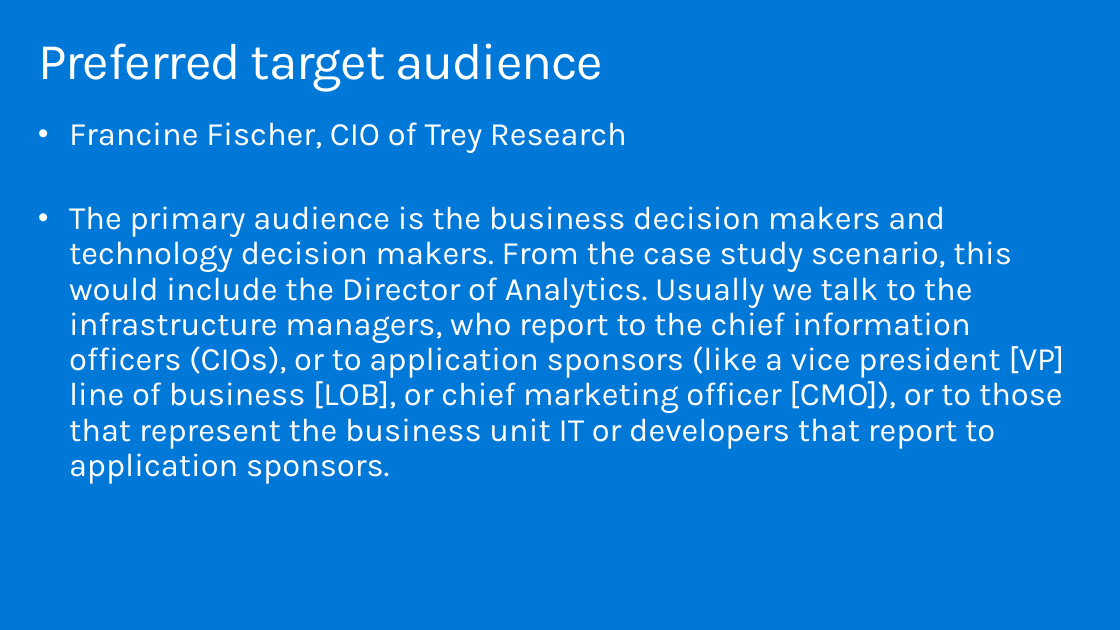
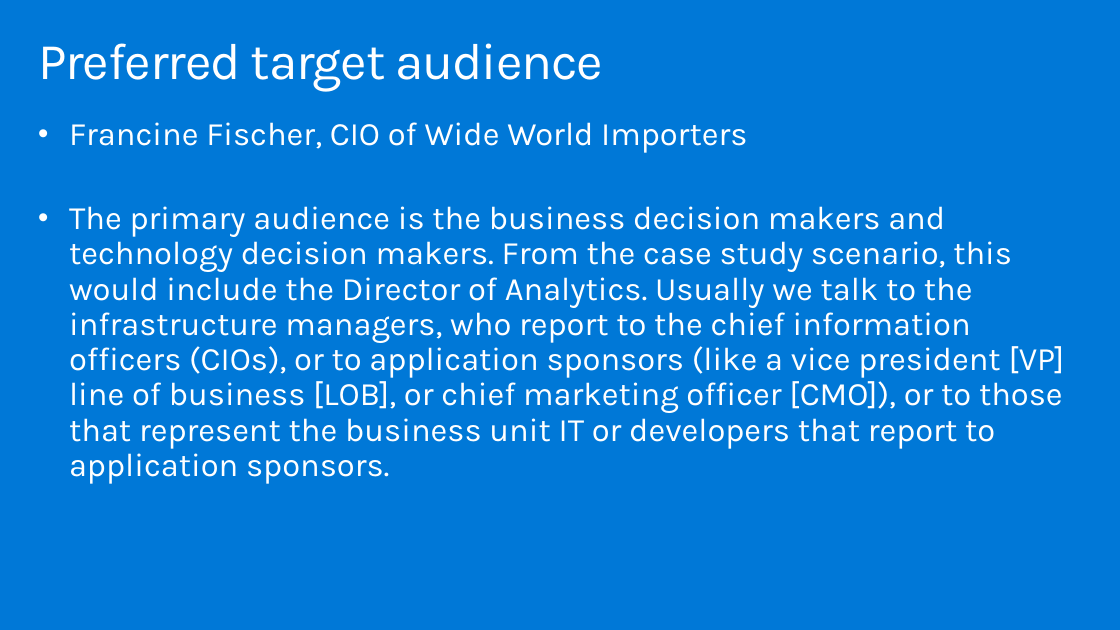
Before and after one commit to tgokal/MCW-ML-Ops, a slide deck: slide 13 of Whiteboard design session/WDS trainer presentation - MLOps.pptx. Drawn at 1120x630 pixels with LibreOffice and Linux fonts; fonts in the diff are those of the drawing. Boxes give left, top, right and bottom in pixels: in the first picture for what was removed or moved away, otherwise in the second. Text is boxed around its words. In the diff, an @@ line names an element or a change of style, - is before the commit and + after.

```diff
--- a/Whiteboard design session/WDS trainer presentation - MLOps.pptx
+++ b/Whiteboard design session/WDS trainer presentation - MLOps.pptx
@@ text at (x1=69, y1=122, x2=747, y2=153): text changed @@
-• Francine Fischer, CIO of Trey Research
+• Francine Fischer, CIO of Wide World Importers
```
Also in this commit, not shown: 12 other slides changed, 4 other files.
